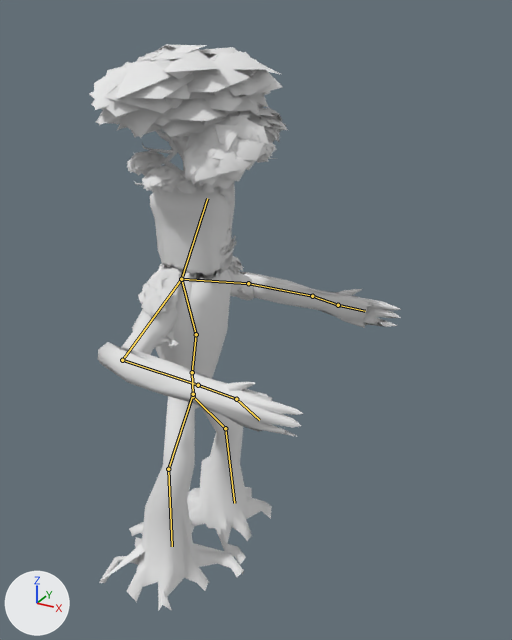
Two versions of the Blender file Models Personatges/Jonathan_Models/Ent tree/entTree.blend, one commit apart.
Rendered twice from a 50 mm camera at (13.6, -19.3, 20.9) aimed at (2.1, 1.6, 10.4). Arrows for +X, +Y and +Z are at lower left; the lights stay in place. The bones that bend it are drawn over the model as lines.

In view in the first picture: 'log_big_001'.
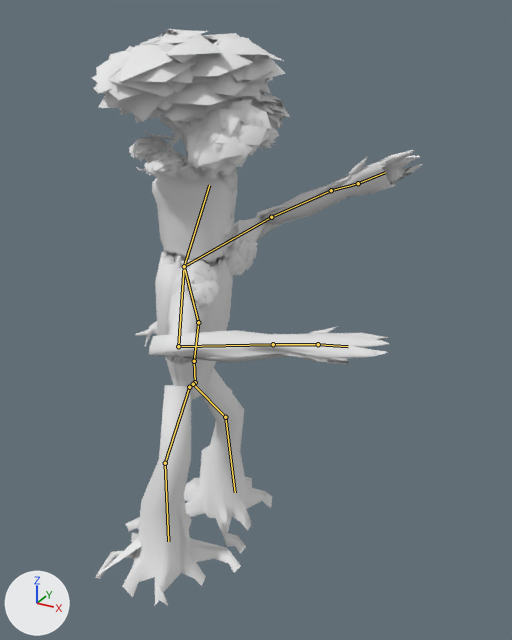
The newer file adds an action. The first version stands in its rest pose; the second is drawn at frame 50 of the action 'attack.001'.

What the commit changed:
Bone 'Bone' (bone_bone) moves from (0.0, 0.0, 0.0) to (0.03, 0.44, -0.15).
Bone 'Bone.004' (bone_bone_004) turns from (0, 0, 0) to (3, -39, 24) degrees about its own x, y and z.
Bone 'Bone.005' (bone_bone_005) turns from (0, 0, 0) to (51, -50, -53) degrees about its own x, y and z.
Bone 'Bone.007' (bone_bone_007) turns from (0, 0, 0) to (104, 58, 92) degrees about its own x, y and z.
Bone 'Bone.008' (bone_bone_008) turns from (0, 0, 0) to (83, -48, 43) degrees about its own x, y and z.
Bone 'Bone.009' (bone_bone_009) turns from (0, 0, 0) to (2, -29, -5) degrees about its own x, y and z.
Bone 'Bone.012' (bone_bone_012) moves from (0.0, 0.0, 0.0) to (-0.01, -0.41, 0.36).
Bone 'Bone.015' (bone_bone_015) moves from (0.0, 0.0, 0.0) to (0.01, -0.21, 0.38).

Pixel boxes (x1, y1, x2, y2) of what changed, in the pictures (512 x 640 px):
'log_big_001', posed (6% wider)
    before: (89, 44, 401, 611)
    after: (92, 29, 423, 606)
bone 'Bone', root to tip
    before: (193, 394) to (192, 372)
    after: (195, 382) to (194, 361)
bone 'Bone.004', root to tip
    before: (181, 279) to (122, 360)
    after: (184, 266) to (178, 346)
bone 'Bone.005', root to tip
    before: (122, 360) to (198, 385)
    after: (178, 346) to (273, 344)
bone 'Bone.007', root to tip
    before: (181, 279) to (248, 283)
    after: (184, 266) to (271, 217)
bone 'Bone.008', root to tip
    before: (248, 283) to (312, 296)
    after: (271, 217) to (331, 190)
bone 'Bone.009', root to tip
    before: (312, 296) to (338, 305)
    after: (331, 190) to (358, 183)
bone 'Bone.012', root to tip
    before: (193, 396) to (225, 428)
    after: (193, 384) to (225, 417)
bone 'Bone.015', root to tip
    before: (193, 394) to (168, 469)
    after: (189, 387) to (165, 463)
